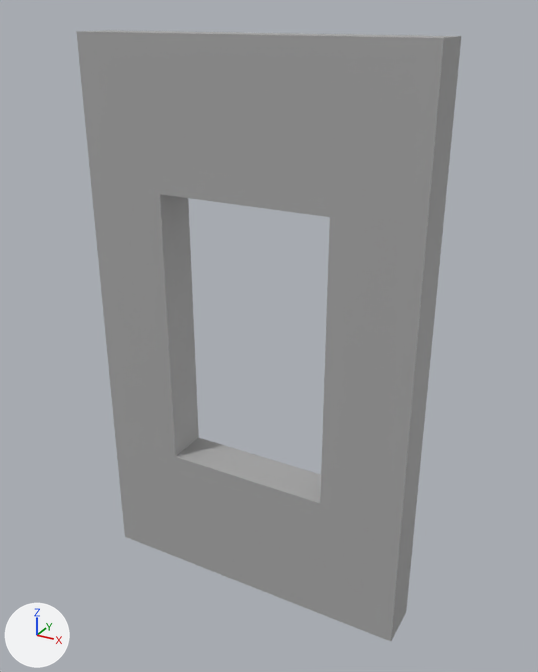
Before and after pictures for a commit that changed the FBX model Assets/FBX/geo_Wall_WindowBig.fbx.
The view is the same before and after, from a 50 mm camera at (1.48, -2.66, 2.58) aimed at (0.05, -0.06, 1.28). The lights are fixed; the arrows at lower left show +X, +Y and +Z. Where no turn or scale is listed for an object, it has been applied to the vertices.

Objects in the first picture: 'geo_Wall_WindowBig'.
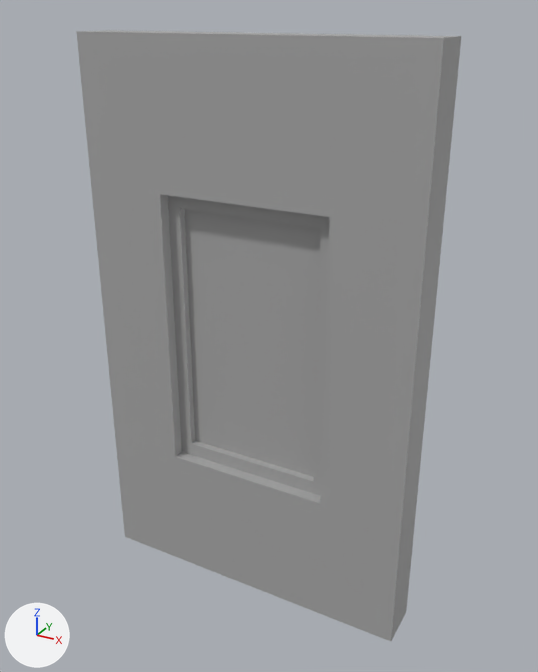
The newer file is also turned or shifted as a whole; pictures and numbers use the older file's frame.

Location of each change, (x1, y1, x2, y2) in pixels of the pictures (538 x 672 px):
part 1 of me_mesh, added: after (184, 209, 321, 477)
part 2 of me_mesh, added: after (168, 195, 330, 496)

The change in detail:
me_mesh is used by ob_geo_wall_windowbig; location (0.0, 0.0, 0.0).
me_mesh had 32 vertices, 32 faces and spanned x -0.75..0.75, y -0.2..0.0, z 0.0..2.5.
me_mesh now has 72 vertices, 70 faces and spans x -0.75..0.75, y -0.2..0.0, z 0.0..2.5.
me_mesh part 1: a new loose piece, a box spanning x -0.324..0.324, y -0.115..-0.085, z 0.678..1.822, in mat_standardsurface1 (grey #aaaaaa).
me_mesh part 2: a new loose piece of 32 vertices spanning x -0.38..0.38, y -0.15..-0.05, z 0.62..1.88, in mat_standardsurface1 (grey #aaaaaa).
